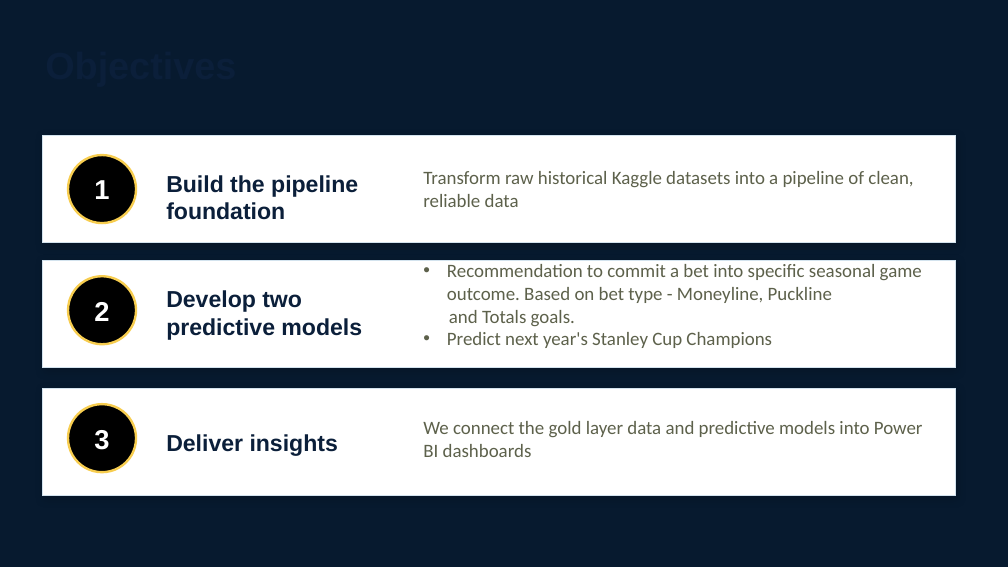
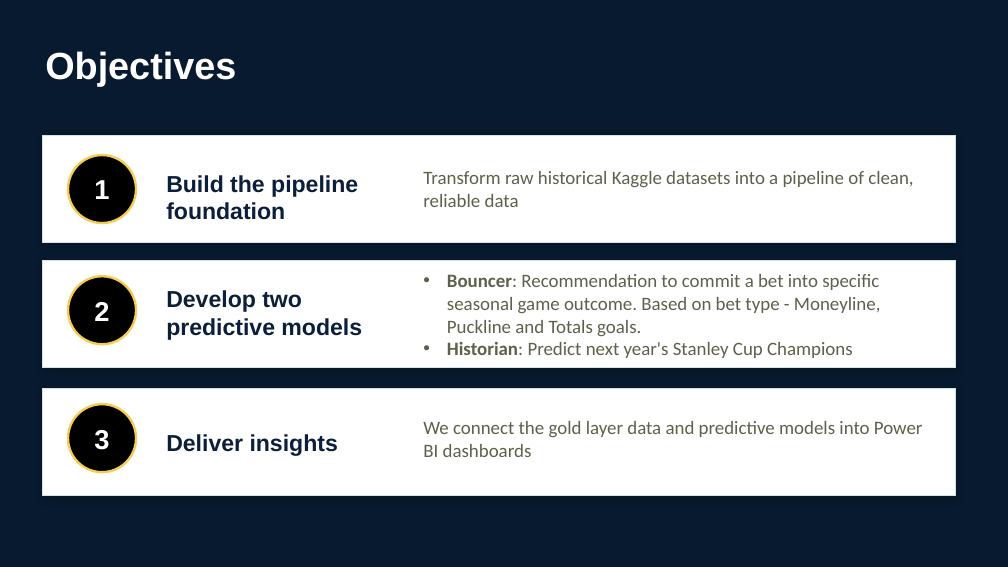
Before and after one commit to kwongheng/JDE10_final_project, a slide deck: slide 5 of docs/Final Project Presentation.pptx. Drawn at 1008x567 pixels with LibreOffice and Linux fonts; fonts in the diff are those of the drawing. Boxes give left, top, right and bottom in pixels: in the first picture for what was removed or moved away, otherwise in the second. Text is boxed around its words. In the diff, an @@ line names an element or a change of style, - is before the commit and + after.

```diff
--- a/docs/Final Project Presentation.pptx
+++ b/docs/Final Project Presentation.pptx
@@ text added at (x1=45, y1=51, x2=236, y2=86), 36 pt, text #0B1F3A, bold @@
+Objectives
@@ text added at (x1=45, y1=30, x2=726, y2=98), 36 pt, text #FFFFFF, bold @@
+Objectives
@@ text at (x1=447, y1=274, x2=880, y2=358): text changed @@
-• Recommendation to commit a bet into specific seasonal game outcome. Based on bet type - Moneyline, Puckline
-and Totals goals.
-• Predict next year's Stanley Cup Champions
+• Bouncer: Recommendation to commit a bet into specific seasonal game outcome. Based on bet type - Moneyline, Puckline and Totals goals.
+• Historian: Predict next year's Stanley Cup Champions
```
Also in this commit, not shown: 23 other slides changed, 5 slides added, 12 slides removed.
